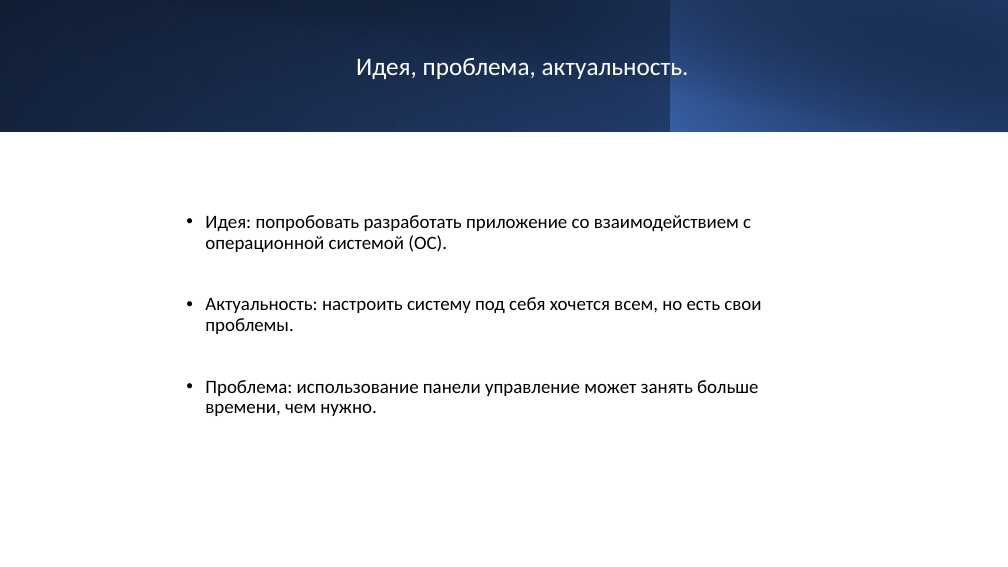
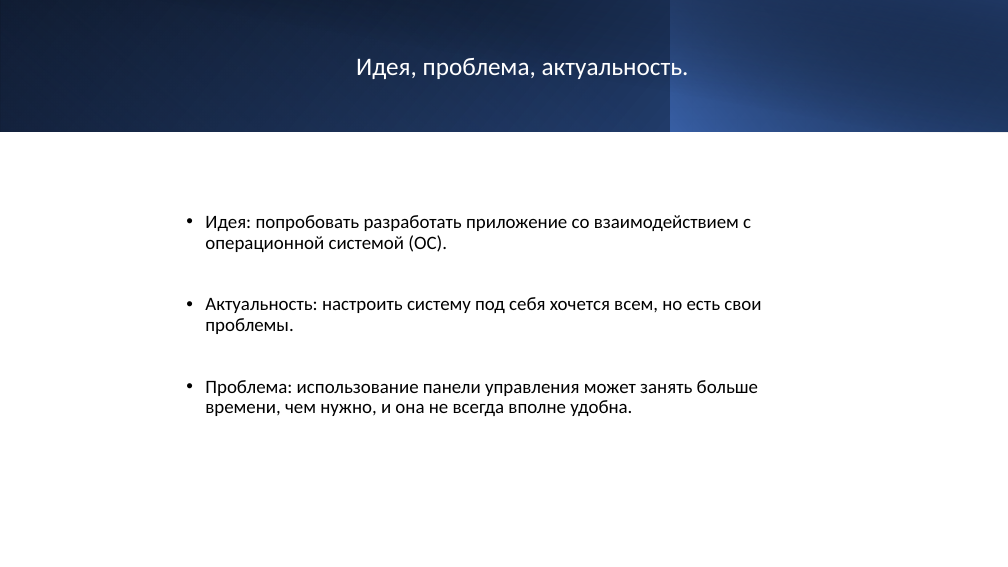
Before and after one commit to mosheadd/WinAPI_PRoject, a slide deck: slide 2 of Презентация.pptx. Drawn at 1008x567 pixels with LibreOffice and Linux fonts; fonts in the diff are those of the drawing. Boxes give left, top, right and bottom in pixels: in the first picture for what was removed or moved away, otherwise in the second. Text is boxed around its words. In the diff, an @@ line names an element or a change of style, - is before the commit and + after.

```diff
--- a/Презентация.pptx
+++ b/Презентация.pptx
@@ text at (205,380,758,416): text changed @@
-• Проблема: использование панели управление может занять больше времени, чем нужно.
+• Проблема: использование панели управления может занять больше времени, чем нужно, и она не всегда вполне удобна.
```
